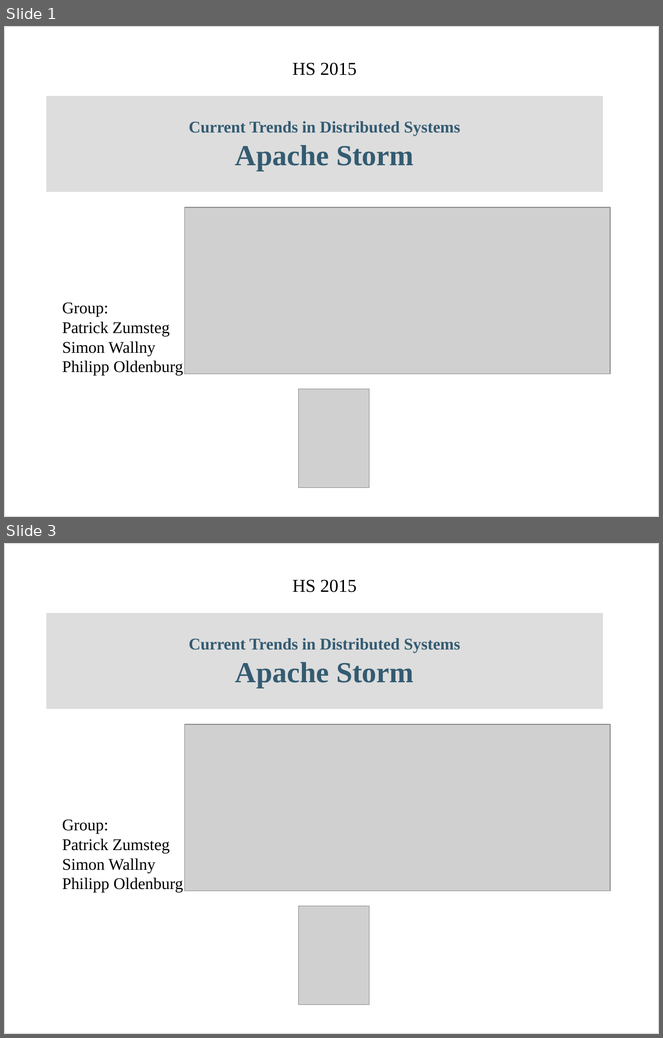
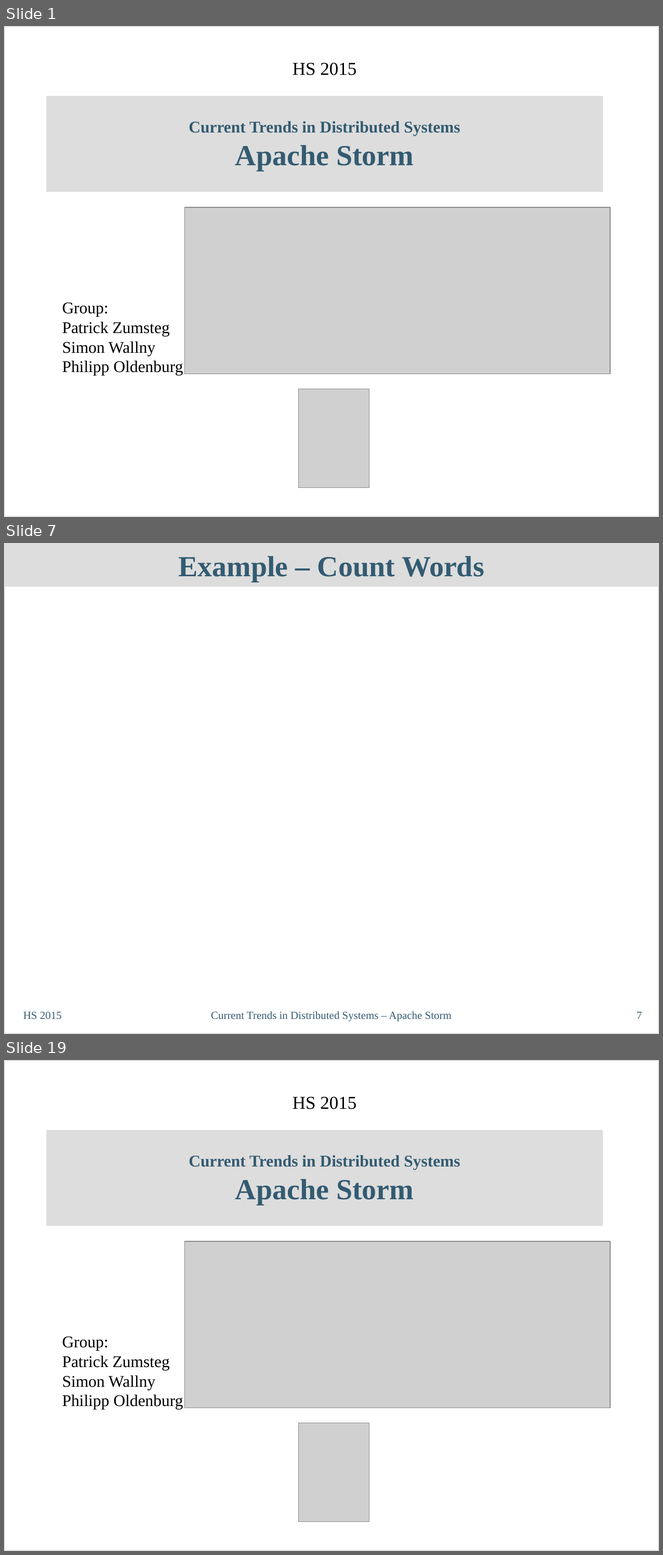
Before and after one commit to philipp-oldenburg/ctds-storm, a slide deck: Storm-Referat/CT-Präsentation - Simon.odp. Shown one above the other, each under a label of ours: slides 1 and 3 before the commit, slides 1, 7 and 19 after it; the slides between them are not shown. The pictures are 663x1038 and 663x1555 pixels, drawn with LibreOffice and Linux fonts; fonts in the diff are those of the drawing; grey boxes stand for pictures; background and template pictures are left out. Boxes give left, top, right and bottom in pixels: in the first picture for what was removed or moved away, otherwise in the second. Text is boxed around its words. In the diff, an @@ line names an element or a change of style, - is before the commit and + after.

```diff
--- a/Storm-Referat/CT-Präsentation - Simon.odp
+++ b/Storm-Referat/CT-Präsentation - Simon.odp
@@ slide 7 added at bbox=[4, 543, 659, 1034], background picture (left out); not listed: 1 template element that a slide beside it also shows @@
@@ title added at bbox=[4, 543, 659, 587], fill #DDDDDD, 32 pt, text #335B71, bold @@
+Example – Count Words
@@ text added at bbox=[23, 1012, 62, 1019], 12 pt, text #335B71 @@
+HS 2015
@@ text added at bbox=[211, 1012, 452, 1022], 12 pt, text #335B71 @@
+Current Trends in Distributed Systems – Apache Storm
@@ page number added at bbox=[637, 1012, 642, 1019], 12 pt, text #335B71 @@
+7
@@ what was slide 3 is now slide 19 @@
```
Also in this commit, not shown: 1 slide changed, 15 other slides added.
